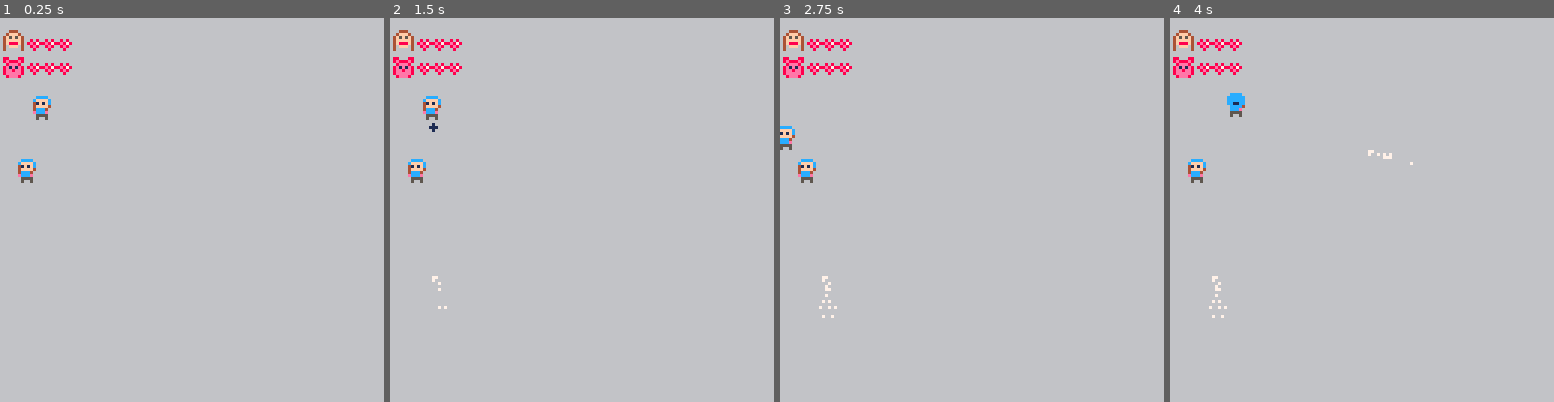
Above: before the commit, frames 1-4 (left to right).
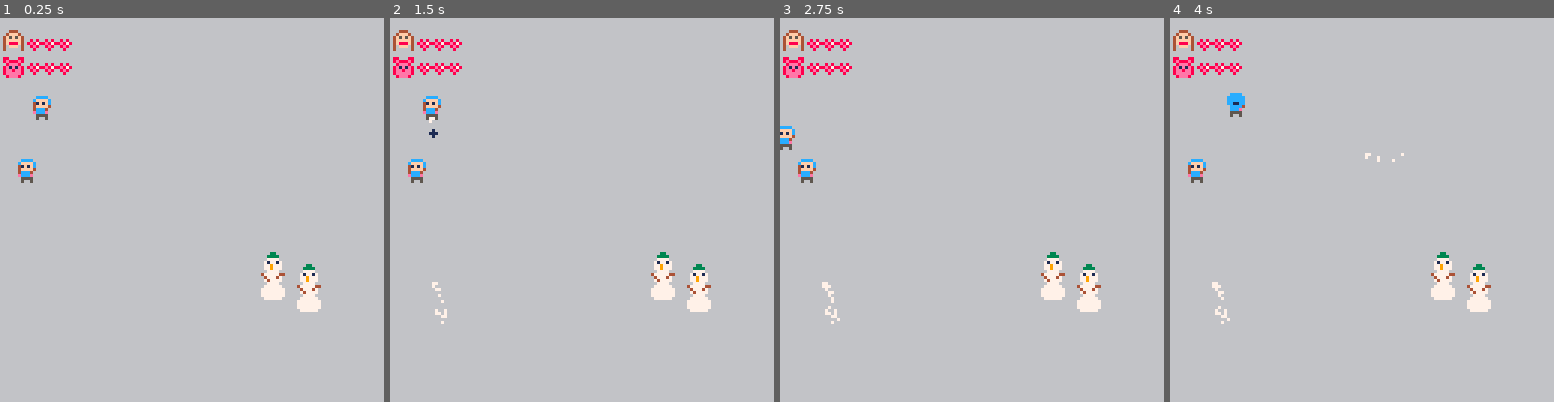
Above: after the commit, the same moments.

Repository: thtroyer/pico8_wfc_demos
Game: PICO-8 cartridge snowballfight.p8
Same seed, same stepped clock (60 frames per second), same inputs: the game is played once before the commit and once after it.
Inputs:
- Up to frame 1 (0.25 s): no input
- Up to frame 2 (1.5 s): tap O (Z key) at 0.33, 0.7, 1.43 s; tap X (X key) at 1.07 s
- Up to frame 3 (2.75 s): hold Left 1.97-2.37 s; tap X (X key) at 2.07, 2.4, 2.73 s; tap O (Z key) at 2.22 s; hold Down from 2.42 s (still down)
- Up to frame 4 (4 s): release Down at 2.82 s; hold Right 2.87-3.53 s; tap X (X key) at 3.07, 3.4, 3.73 s; tap O (Z key) at 3.1, 3.98 s; hold Up from 3.58 s (still down)

The runs differ from the first frame. In frame 1, 1.1% of the frame differs, in the area x 67-84%, y 60-77%; in frame 2, 1.3%; in frame 3, 1.3%; in frame 4, 1.4%, in the area x 10-84%, y 34-80%.

Commit message:
Adding snowman

Diff:
--- a/snowballfight.p8
+++ b/snowballfight.p8
@@ -8,6 +8,7 @@
 -- global lists
 players = {}
 snowballs = {}
+snowmen = {}
 
 -- global timers
 title_screen_timer = nil
@@ -90,13 +91,20 @@
 	end
 end
 
+function update_snowmen()
+	for s in all(snowmen) do
+		s:update()
+	end
+end
+
 -- pico-8 hooks
 function _init()
 --	title_screen = true
 --	draw_title_screen()
 	add(players, player:new(10,rnd(20)+20,1))
 	add(players, player:new(5,rnd(20)+40,2))
-
+	add(snowmen, snowman:new())
+	add(snowmen, snowman:new())
 end
 
 function _update()
@@ -117,6 +125,7 @@
 	handle_controllers()
 	update_players()
 	update_snowballs()
+	update_snowmen()
 
 end
 
@@ -137,6 +146,7 @@
 	cls()
 	map()
 	foreach(snowballs, function(o) o:draw() end)
+	foreach(snowmen, function(o) o:draw() end)
 	foreach(players, function(o) o:draw() end)
 end
 
@@ -284,9 +294,9 @@
 		return
 	end
 
-	self.throw_timer = 30
-
-	local s = snowball:new(self.x, self.y)
+	self.throw_timer = 13
+
+	local s = snowball:new(self.x, self.y+2)
 
 	--if (sub(self.looking_dir, 2, 2) == "⬅️") then
 	if (self.looking_dir == "⬅️") then
@@ -447,7 +457,28 @@
 
 -->8
 -- snowman target
-
+snowman = {}
+
+function snowman:new()
+	local o = {}
+	setmetatable(o,self)
+	self.__index = self
+
+	o.x = random_int(64,120)
+	o.y = random_int(20,114)
+	o.health = 100
+
+	return o
+end
+
+function snowman:update()
+end
+
+function snowman:draw()
+	spr(42,
+		self.x, self.y,
+		1, 2)
+end
 __gfx__
 00000000000ccc000008880000000000000000000000000000000000000000000000000000000000000000000000000000008888888800000000222222220000
 0000000000c4ffc0008aff8000000000000000000000000000000000000000000000000000000000000000000000000000888888888888000022222222222200
